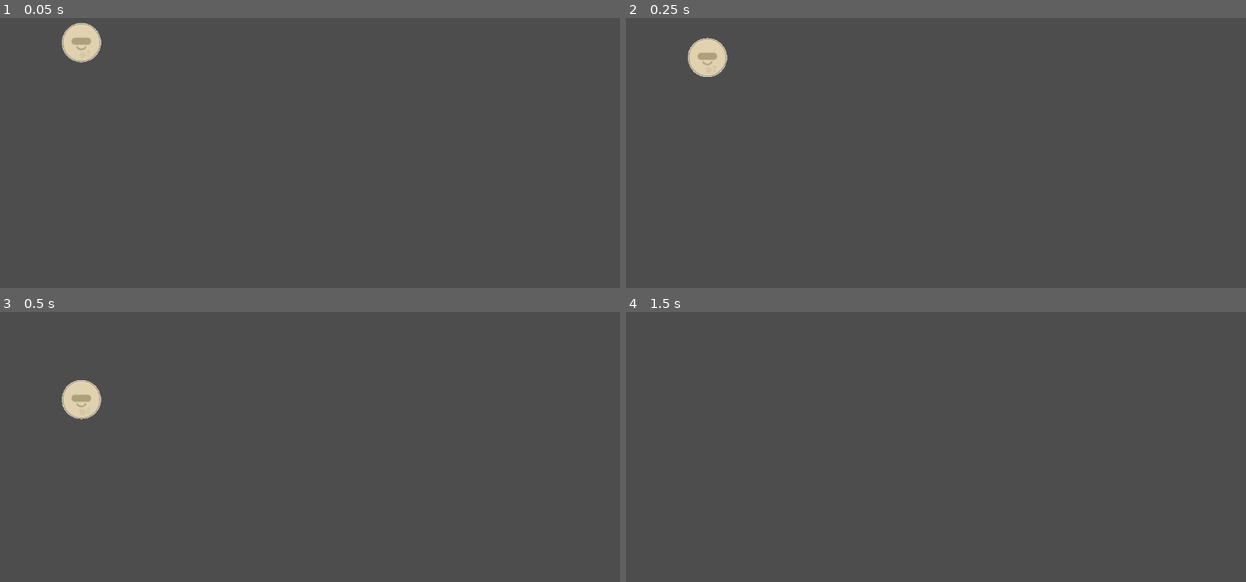
Above: before the commit, frames 1-4 (two rows, left to right).
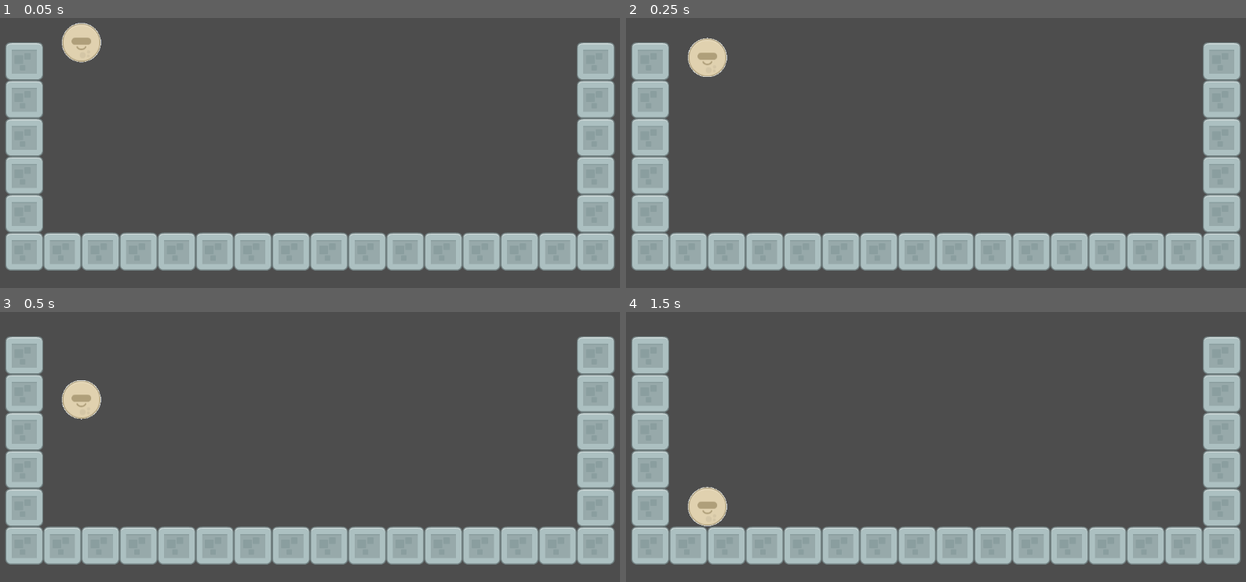
Above: after the commit, the same moments.

Repository: bsu-cs315/E1-evan.kiser
Game: Godot game, scene res://src/World.tscn
Two runs of this game, one before a commit and one after it. Both use one fixed random seed, a clock stepped at 60 frames per second and the inputs below. The project has no main scene, so this scene is started directly.
Inputs:
- Up to frame 1 (0.05 s): no input
- Up to frame 2 (0.25 s): no input
- Up to frame 3 (0.5 s): no input
- Up to frame 4 (1.5 s): no input

The runs differ from the first frame. In frame 1, 22% of the frame differs, in the area x 0-100%, y 9-94%; in frame 2, 22%; in frame 3, 22%; in frame 4, 23%.

Commit message:
Created a TileMap and gave it texture and collision

Diff:
--- a/src/World.tscn
+++ b/src/World.tscn
@@ -1,8 +1,41 @@
-[gd_scene load_steps=2 format=3 uid="uid://cybcwo0wdqasp"]
+[gd_scene load_steps=5 format=3 uid="uid://cybcwo0wdqasp"]
 
 [ext_resource type="PackedScene" uid="uid://cr8kdualqn08g" path="res://src/ball.tscn" id="1_yg3jb"]
+[ext_resource type="Texture2D" uid="uid://7nehh1t7jf5h" path="res://assets/elementStone011.png" id="2_vld5q"]
+
+[sub_resource type="TileSetAtlasSource" id="TileSetAtlasSource_85y6r"]
+texture = ExtResource("2_vld5q")
+texture_region_size = Vector2i(70, 70)
+0:0/0 = 0
+0:0/0/physics_layer_0/polygon_0/points = PackedVector2Array(-36, -36, 36, -36, 36, 36, -36, 36)
+1:0/0 = 0
+2:0/0 = 0
+3:0/0 = 0
+0:1/0 = 0
+1:1/0 = 0
+2:1/0 = 0
+3:1/0 = 0
+0:2/0 = 0
+1:2/0 = 0
+2:2/0 = 0
+3:2/0 = 0
+0:3/0 = 0
+1:3/0 = 0
+2:3/0 = 0
+3:3/0 = 0
+
+[sub_resource type="TileSet" id="TileSet_wdj6a"]
+tile_size = Vector2i(70, 70)
+physics_layer_0/collision_layer = 1
+sources/3 = SubResource("TileSetAtlasSource_85y6r")
 
 [node name="World" type="Node2D"]
 position = Vector2(151, 196)
 
 [node name="Ball" parent="." instance=ExtResource("1_yg3jb")]
+
+[node name="TileMap" type="TileMap" parent="."]
+tile_set = SubResource("TileSet_wdj6a")
+rendering_quadrant_size = 70
+format = 2
+layer_0/tile_data = PackedInt32Array(393214, 3, 0, 393215, 3, 0, 327680, 3, 0, 327681, 3, 0, 327682, 3, 0, 327683, 3, 0, 327684, 3, 0, 327685, 3, 0, 327686, 3, 0, 327687, 3, 0, 327688, 3, 0, 327689, 3, 0, 327690, 3, 0, 327691, 3, 0, 327692, 3, 0, 327693, 3, 0, 262157, 3, 0, 196621, 3, 0, 131085, 3, 0, 65549, 3, 0, 13, 3, 0, 327678, 3, 0, 262142, 3, 0, 196606, 3, 0, 131070, 3, 0, 65534, 3, 0)
Binary file added: assets/elementStone011.png
Not shown, added: assets/elementStone011.png.import
